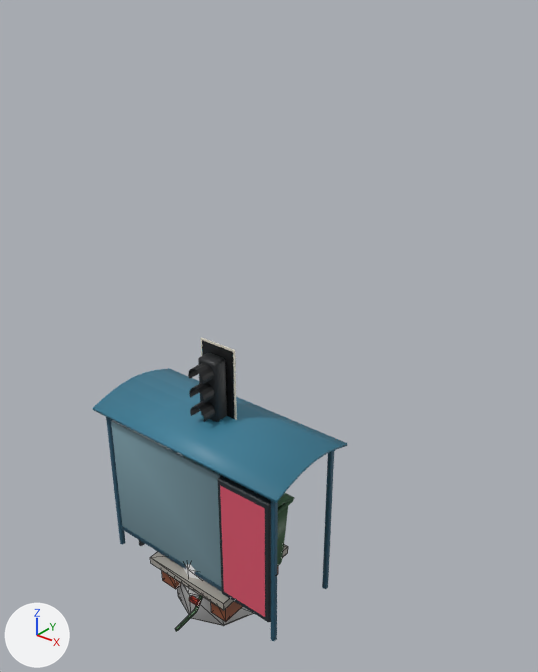
One commit to the glTF model public/models/street/mobiliario.glb: the scene before it, then after it.
One viewpoint serves both versions: a camera (50 mm lens) standing at (5.95, -6.27, 7.99) and looking at (0.76, 0.23, 3.96). Lighting does not change. The marker at lower left points along +X, +Y and +Z. The older version comes first. Mesh edges are drawn as thin lines on the coarser meshes.

The first picture shows 'refugio', 'semaforo', 'tanque', 'tanque_base' and 1 more.
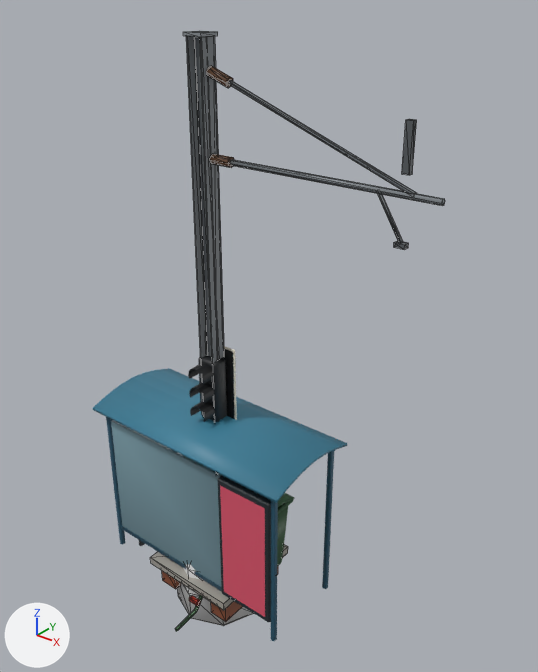
Commit message: Blender: mástiles de la catenaria y el hilo portador

The change, as JSON lines over the scene's bpy script:
```json
{"op": "add", "block": "mat_defaultmaterial_005", "code": ["mat_defaultmaterial_005 = bpy.data.materials.new('DefaultMaterial.005')", "mat_defaultmaterial_005.use_nodes = True; mat_defaultmaterial_005.node_tree.nodes.clear()", "_N = mat_defaultmaterial_005.node_tree.nodes; _L = mat_defaultmaterial_005.node_tree.links", "n0 = _N.new('ShaderNodeOutputMaterial'); n0.name = 'Material Output'", "n1 = _N.new('ShaderNodeBsdfPrincipled'); n1.name = 'Principled BSDF'", "n2 = _N.new('ShaderNodeVertexColor'); n2.name = 'Color Attribute'", "_L.new(n1.outputs[0], n0.inputs[0])  # 'BSDF' to 'Surface'", "_L.new(n2.outputs[0], n1.inputs[0])  # 'Color' to 'Base Color'"]}
{"op": "add", "block": "me_catenaria", "code": ["me_catenaria = bpy.data.meshes.new('catenaria')", "me_catenaria.from_pydata(...)  # 122 vertices, 196 faces; spans x -0.31..3.0, y -0.31..0.31, z -0.05..7.44", "me_catenaria.materials.append(mat_defaultmaterial_005)"]}
{"op": "add", "block": "ob_catenaria", "code": ["ob_catenaria = bpy.data.objects.new('catenaria', me_catenaria)", "ob_catenaria.location = (0.0, 0.0, 0.0)"]}
```

Boxes [x1, y1, x2, y2] around the edits, measured in the pictures (538 x 672 px):
```json
{"object": "catenaria", "change": "added", "after": [183, 30, 445, 476]}
```
